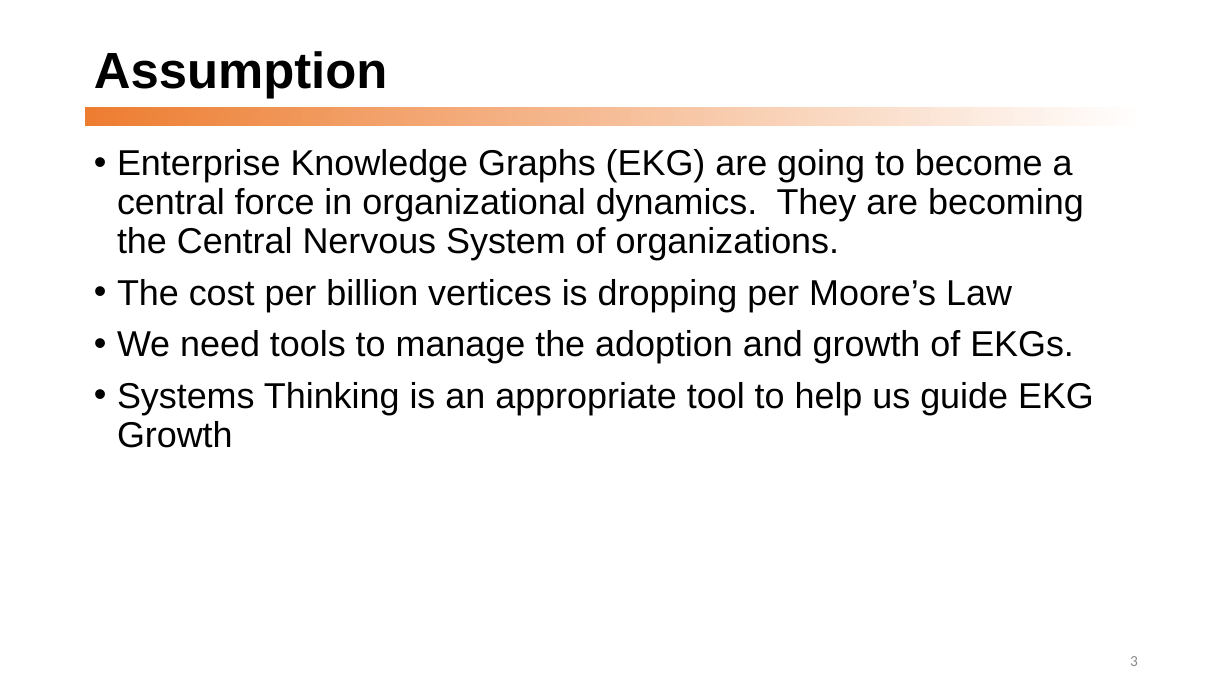
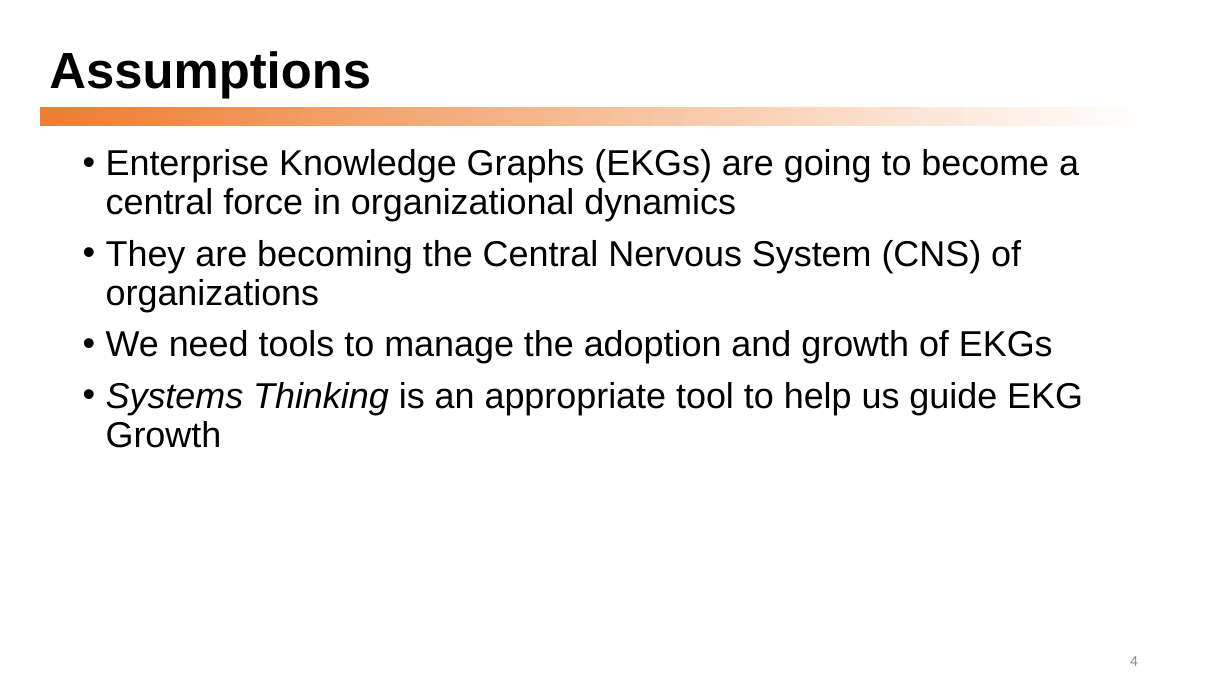
Before and after one commit to dmccreary/graph-systems-thinking, a slide deck: slide 4 of docs/presentations/Graph-Systems-Thinking-Half-Day-Workshop.pptx (slide 3 before the commit). Drawn at 1232x693 pixels with LibreOffice and Linux fonts; fonts in the diff are those of the drawing. Boxes give left, top, right and bottom in pixels: in the first picture for what was removed or moved away, otherwise in the second. Text is boxed around its words. In the diff, an @@ line names an element or a change of style, - is before the commit and + after.

```diff
--- a/docs/presentations/Graph-Systems-Thinking-Half-Day-Workshop.pptx
+++ b/docs/presentations/Graph-Systems-Thinking-Half-Day-Workshop.pptx
@@ title at (49,51,371,98): text changed @@
-Assumption
+Assumptions
@@ rectangle: place and size @@
-rectangle at (85,107,1148,126)
+rectangle at (40,107,1147,126)
@@ text "Enterprise Knowledge Graphs (EKGs) are ...": place and size @@
-text "Enterprise Knowledge Graphs (EKGs) are ..." at (117,149,1094,448)
+text "Enterprise Knowledge Graphs (EKGs) are ..." at (106,149,1083,448)
@@ text at (106,149,1079,363): text changed @@
-• Enterprise Knowledge Graphs (EKG) are going to become a central force in organizational dynamics. They are becoming the Central Nervous System of organizations.
-• The cost per billion vertices is dropping per Moore’s Law
-• We need tools to manage the adoption and growth of EKGs.
+• Enterprise Knowledge Graphs (EKGs) are going to become a central force in organizational dynamics
+• They are becoming the Central Nervous System (CNS) of organizations
+• We need tools to manage the adoption and growth of EKGs
@@ text at (106,382,1083,448): italic on in "Systems Thinking" @@
@@ page number at (1130,656,1138,666): text changed @@
-3
+4
```
Also in this commit, not shown: 13 other slides changed, 6 slides added, 1 other file.
